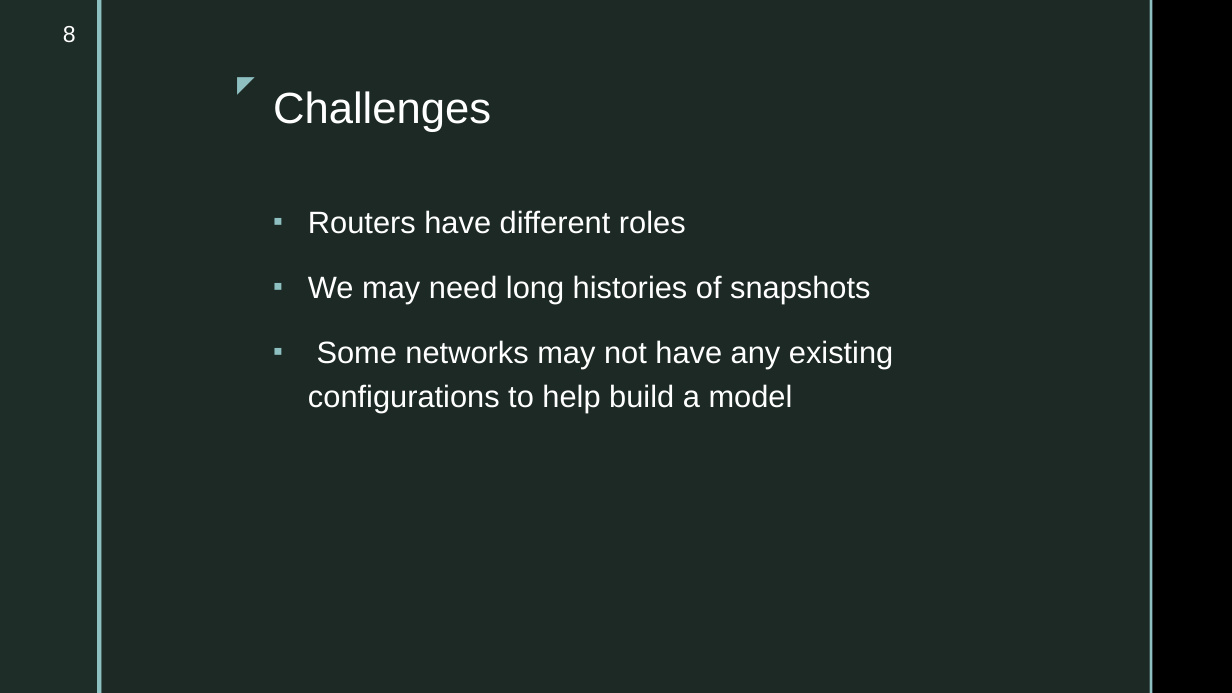
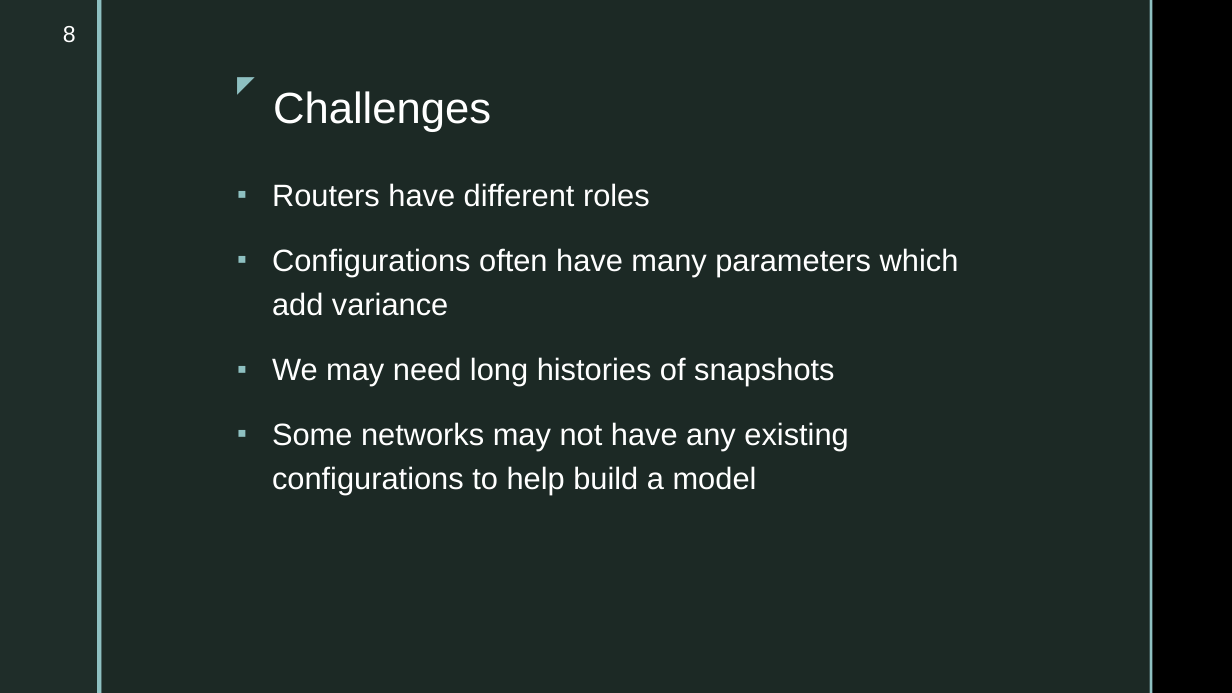
Before and after one commit to ahsanMah/config-completion, a slide deck: slide 8 of Final Presentation.pptx. Drawn at 1232x693 pixels with LibreOffice and Linux fonts; fonts in the diff are those of the drawing; background and template pictures are left out. Boxes give left, top, right and bottom in pixels: in the first picture for what was removed or moved away, otherwise in the second. Text is boxed around its words. In the diff, an @@ line names an element or a change of style, - is before the commit and + after.

Commit message:
Updated presentation slides -- need to update images

```diff
--- a/Final Presentation.pptx
+++ b/Final Presentation.pptx
@@ text "Routers have different roles": place and size @@
-text "Routers have different roles" at <box>308,210,893,413</box>
+text "Routers have different roles" at <box>272,183,959,495</box>
@@ text at <box>272,248,959,316</box>: paragraph added @@
+▪ Configurations often have many parameters which add variance
```
Also in this commit, not shown: 8 other slides changed, 4 slides added, 3 slides removed, 1 other file.
